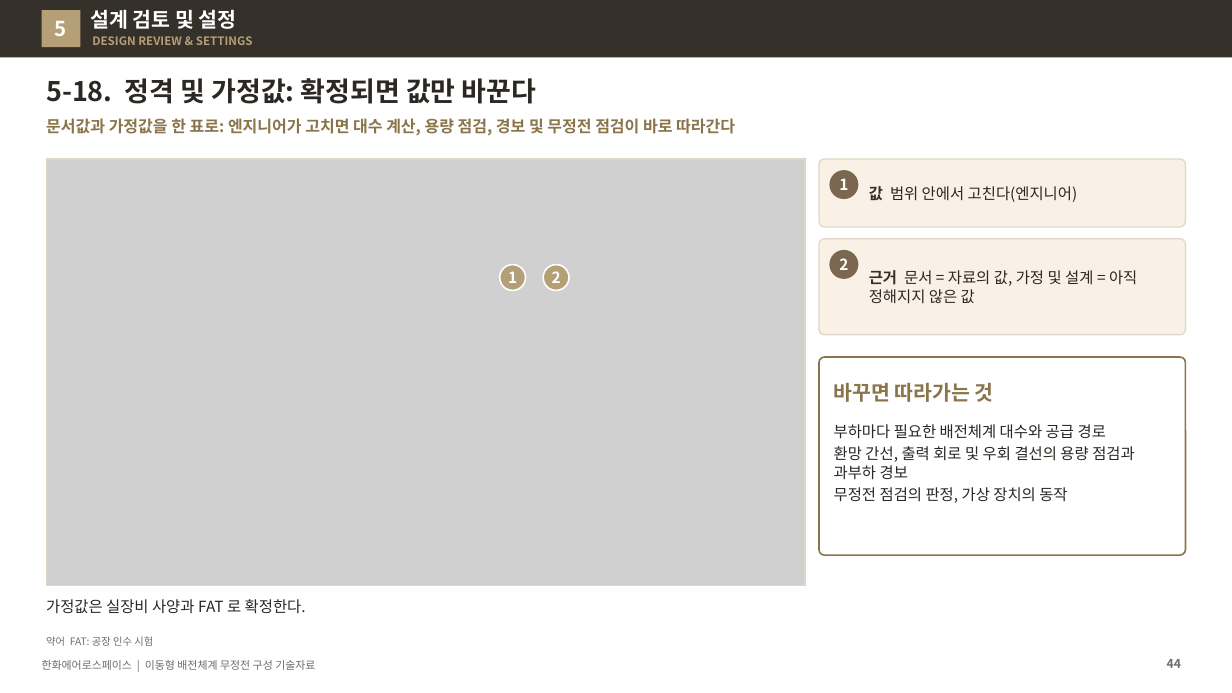
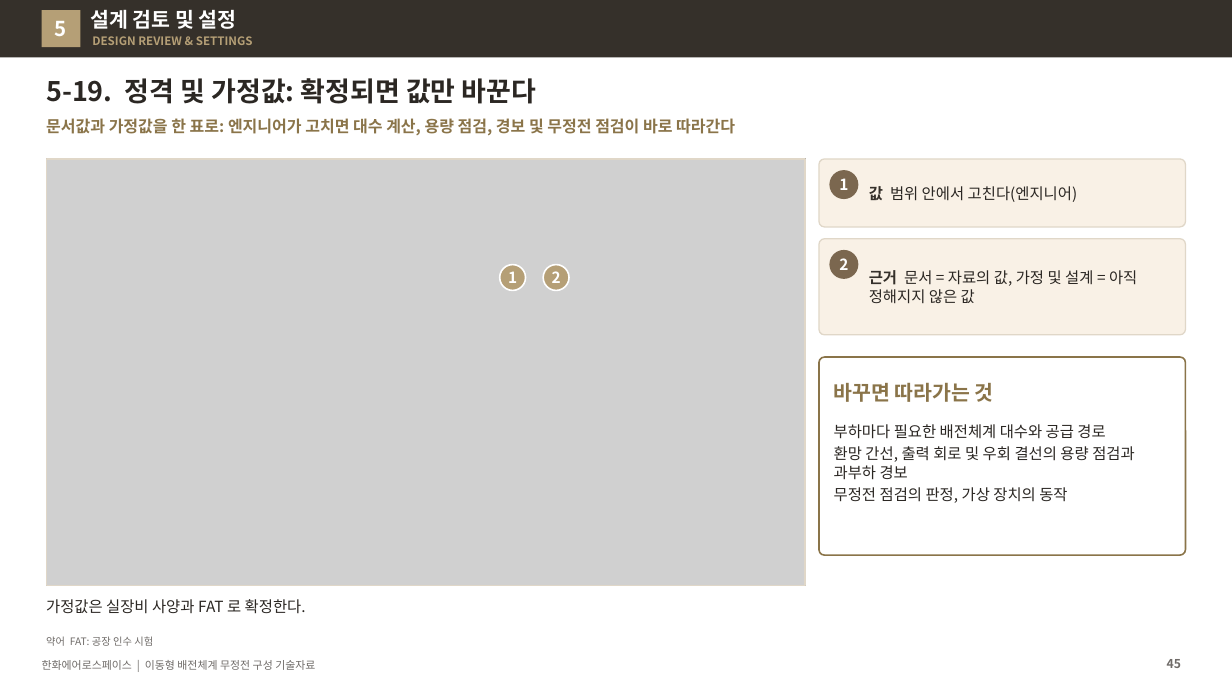
Before and after one commit to byunjd112-hue/headroom, a slide deck: slide 45 of mobile_ems/docs/out/IFPS_이동형배전체계_무정전구성_기술자료_Rev72.pptx (slide 44 before the commit). Drawn at 1232x693 pixels with LibreOffice and Linux fonts; fonts in the diff are those of the drawing; grey boxes stand for pictures. Boxes give left, top, right and bottom in pixels: in the first picture for what was removed or moved away, otherwise in the second. Text is boxed around its words. In the diff, an @@ line names an element or a change of style, - is before the commit and + after.

```diff
--- a/mobile_ems/docs/out/IFPS_이동형배전체계_무정전구성_기술자료_Rev72.pptx
+++ b/mobile_ems/docs/out/IFPS_이동형배전체계_무정전구성_기술자료_Rev72.pptx
@@ title at (x1=46, y1=78, x2=536, y2=104): text changed @@
-5-18. 정격 및 가정값: 확정되면 값만 바꾼다
+5-19. 정격 및 가정값: 확정되면 값만 바꾼다
@@ page number at (x1=1167, y1=659, x2=1181, y2=668): text changed @@
-44
+45
```
Also in this commit, not shown: 16 other slides changed, 2 slides added, 4 other files.
